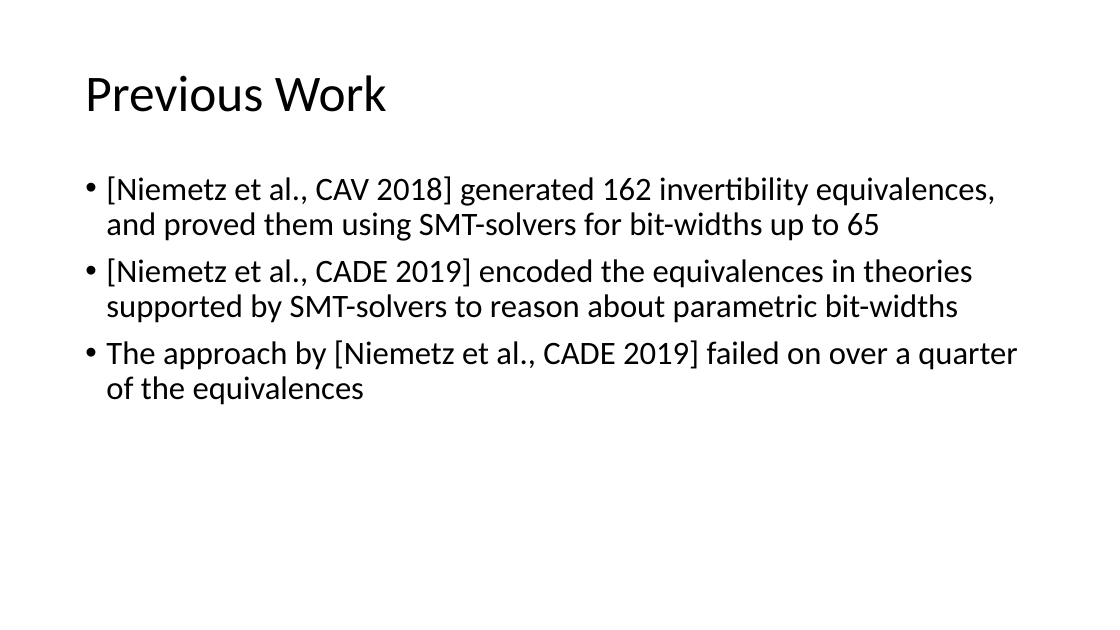
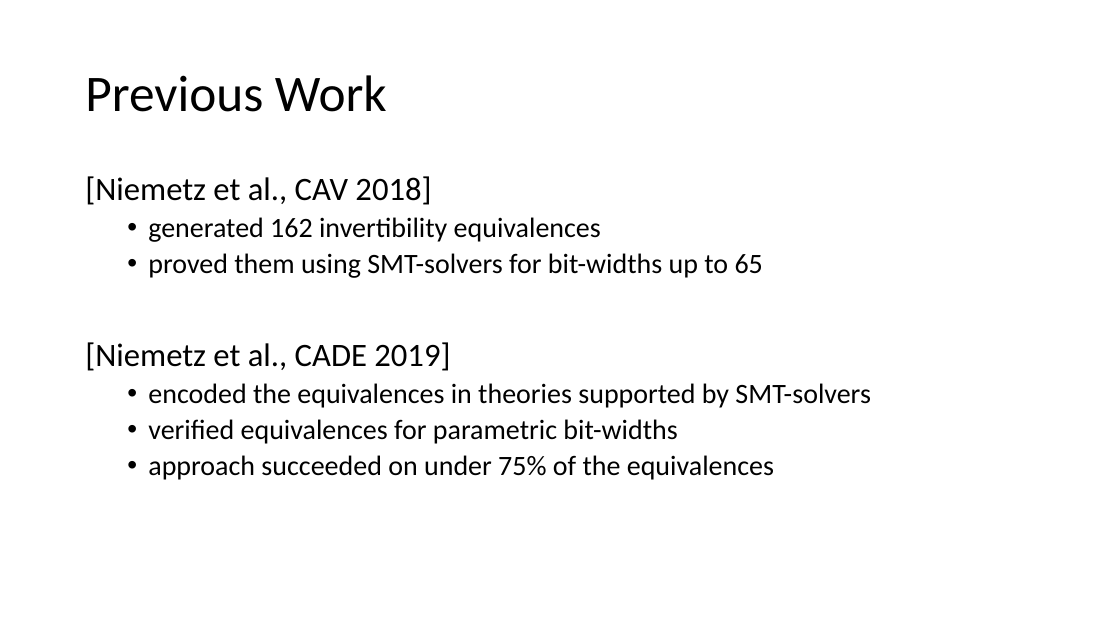
Before and after one commit to arjunvish/pxtp2019presentation, a slide deck: slide 8 of Presentation.pptx (slide 7 before the commit). Drawn at 1120x630 pixels with LibreOffice and Linux fonts; fonts in the diff are those of the drawing. Boxes give left, top, right and bottom in pixels: in the first picture for what was removed or moved away, otherwise in the second. Text is boxed around its words. In the diff, an @@ line names an element or a change of style, - is before the commit and + after.

```diff
--- a/Presentation.pptx
+++ b/Presentation.pptx
@@ text at [85, 176, 871, 480]: text changed; size 28 to 24 pt @@
-• [Niemetz et al., CAV 2018] generated 162 invertibility equivalences, and proved them using SMT-solvers for bit-widths up to 65
-• [Niemetz et al., CADE 2019] encoded the equivalences in theories supported by SMT-solvers to reason about parametric bit-widths
-• The approach by [Niemetz et al., CADE 2019] failed on over a quarter of the equivalences
+[Niemetz et al., CAV 2018]
+  • generated 162 invertibility equivalences
+  • proved them using SMT-solvers for bit-widths up to 65
+[Niemetz et al., CADE 2019]
+  • encoded the equivalences in theories supported by SMT-solvers
+  • verified equivalences for parametric bit-widths
+  • approach succeeded on under 75% of the equivalences
```
Also in this commit, not shown: 15 other slides changed, 3 slides added, 1 other file.
